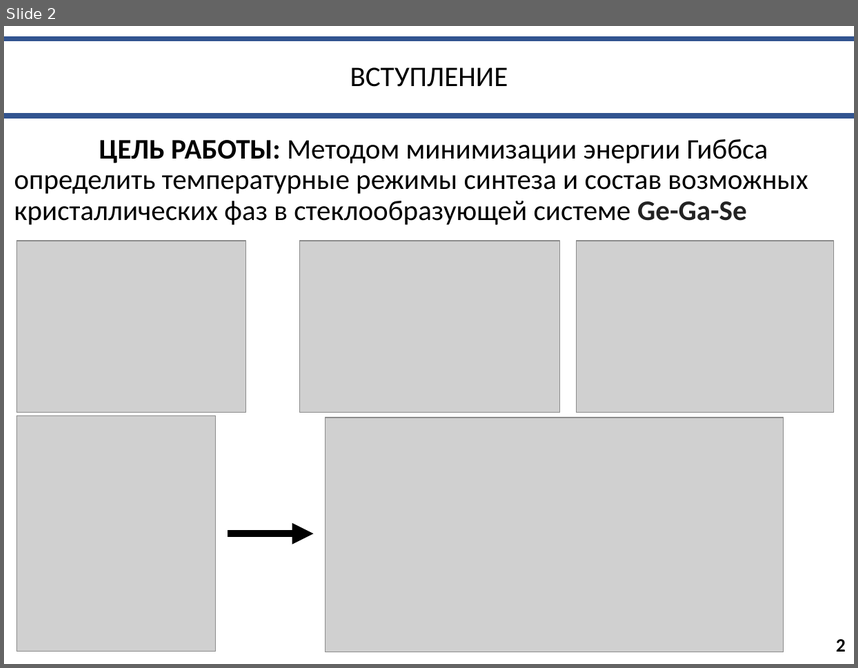
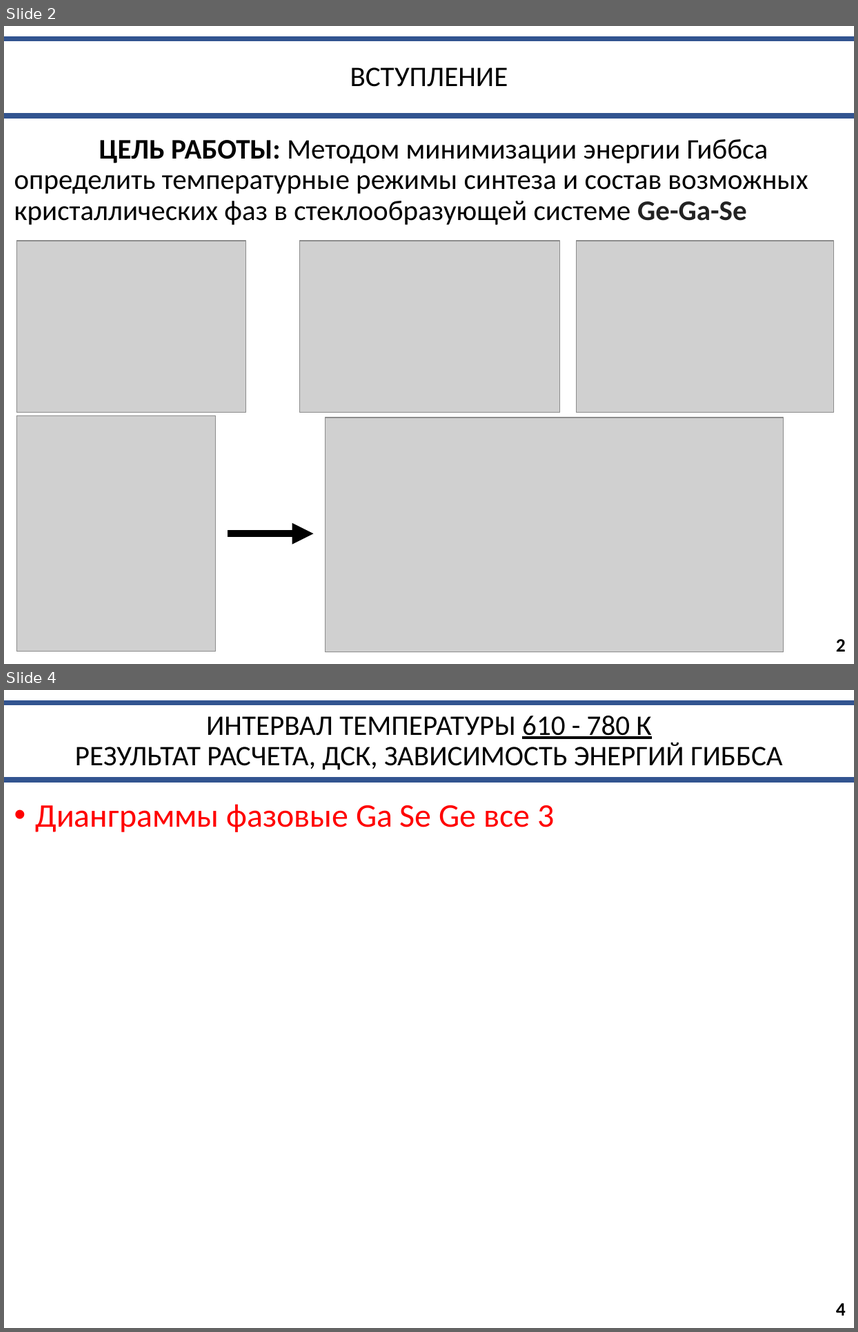
Before and after one commit to EnglishBeach/glass, a slide deck: Презентация.pptx. Shown one above the other, each under a label of ours: slide 2 before the commit, slides 2 and 4 after it; the slides between them are not shown. The pictures are 858x668 and 858x1332 pixels, drawn with LibreOffice and Linux fonts; fonts in the diff are those of the drawing; grey boxes stand for pictures. Boxes give left, top, right and bottom in pixels: in the first picture for what was removed or moved away, otherwise in the second. Text is boxed around its words. In the diff, an @@ line names an element or a change of style, - is before the commit and + after.

```diff
--- a/Презентация.pptx
+++ b/Презентация.pptx
@@ slide 4 added at [4, 690, 854, 1328], background #FFFFFF; not listed: 1 template element that a slide beside it also shows @@
@@ title added at [75, 716, 783, 770], 24 pt, text #000000 @@
+ИНТЕРВАЛ ТЕМПЕРАТУРЫ 610 - 780 К
+РЕЗУЛЬТАТ РАСЧЕТА, ДСК, ЗАВИСИМОСТЬ ЭНЕРГИЙ ГИББСА
@@ text added at [35, 804, 554, 832], 28 pt, text #FF0000 @@
+• Дианграммы фазовые Ga Se Ge все 3
@@ page number added at [836, 1303, 846, 1315], 16 pt, text #000000, bold @@
+4
```
Also in this commit, not shown: 3 slides changed, 1 other slide added, 5 other files.
